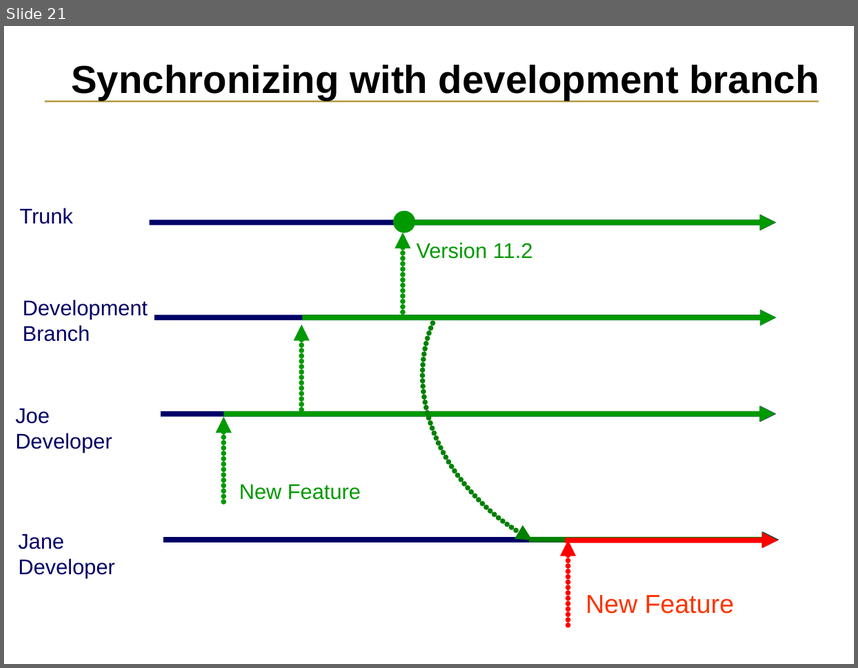
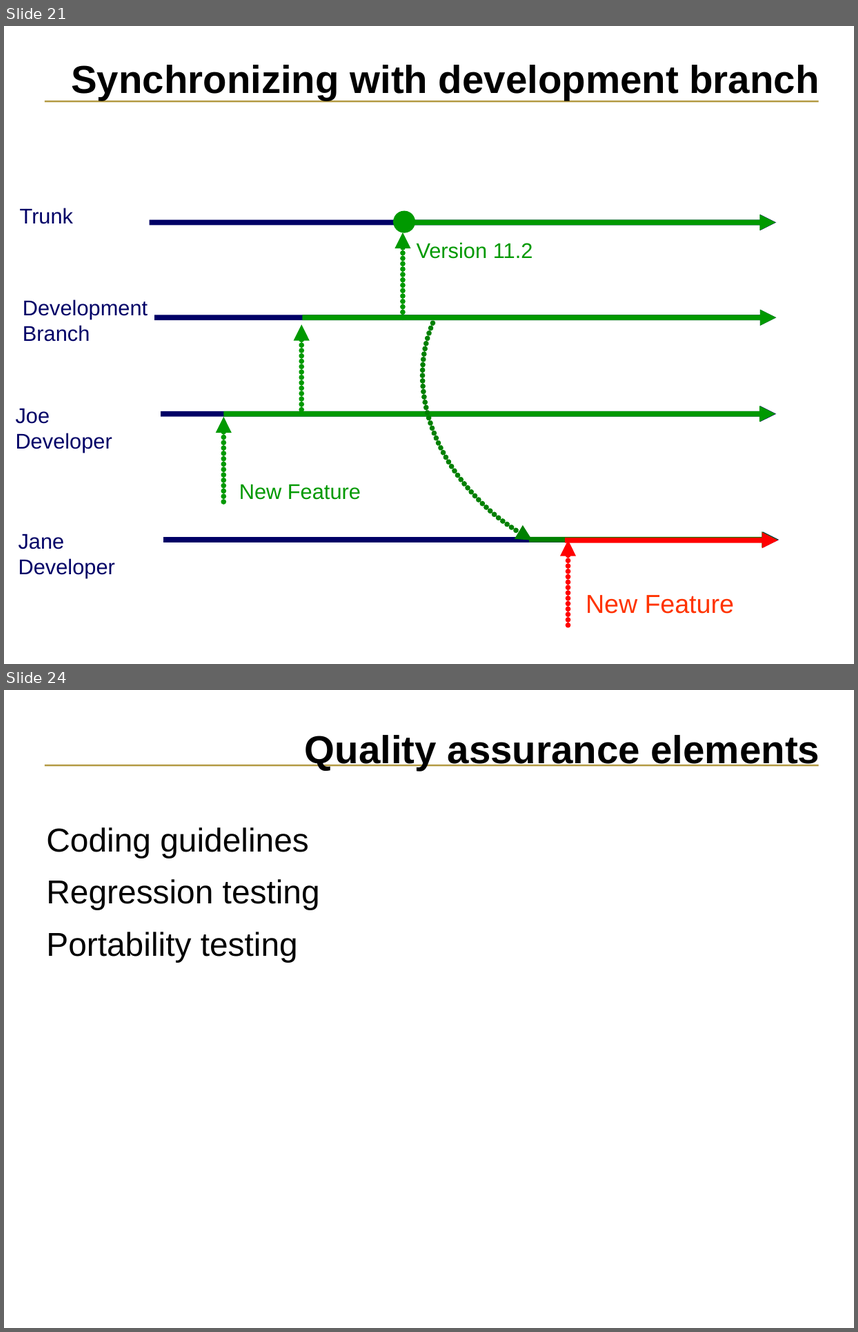
Before and after one commit to ESP-rCommunity/ESPrExtras, a slide deck: training/NRCan_course_materials/svn_tutorial/ESP-r_source_code.ppt. Shown one above the other, each under a label of ours: slide 21 before the commit, slides 21 and 24 after it; the slides between them are not shown. The pictures are 858x668 and 858x1332 pixels, drawn with LibreOffice and Linux fonts; fonts in the diff are those of the drawing. Boxes give left, top, right and bottom in pixels: in the first picture for what was removed or moved away, otherwise in the second. Text is boxed around its words. In the diff, an @@ line names an element or a change of style, - is before the commit and + after.

```diff
--- a/training/NRCan_course_materials/svn_tutorial/ESP-r_source_code.ppt
+++ b/training/NRCan_course_materials/svn_tutorial/ESP-r_source_code.ppt
@@ slide 24 added at <box>4,690,854,1328</box>, background #FFFFFF; not listed: 1 template element that a slide beside it also shows @@
@@ title added at <box>305,735,820,770</box>, 33 pt, text #000000, bold @@
+Quality assurance elements
@@ text added at <box>46,827,320,962</box>, 28 pt, text #000000 @@
+Coding guidelines
+Regression testing
+Portability testing
```
Also in this commit, not shown: 1 slide changed, 4 other slides added, 1 other file.
